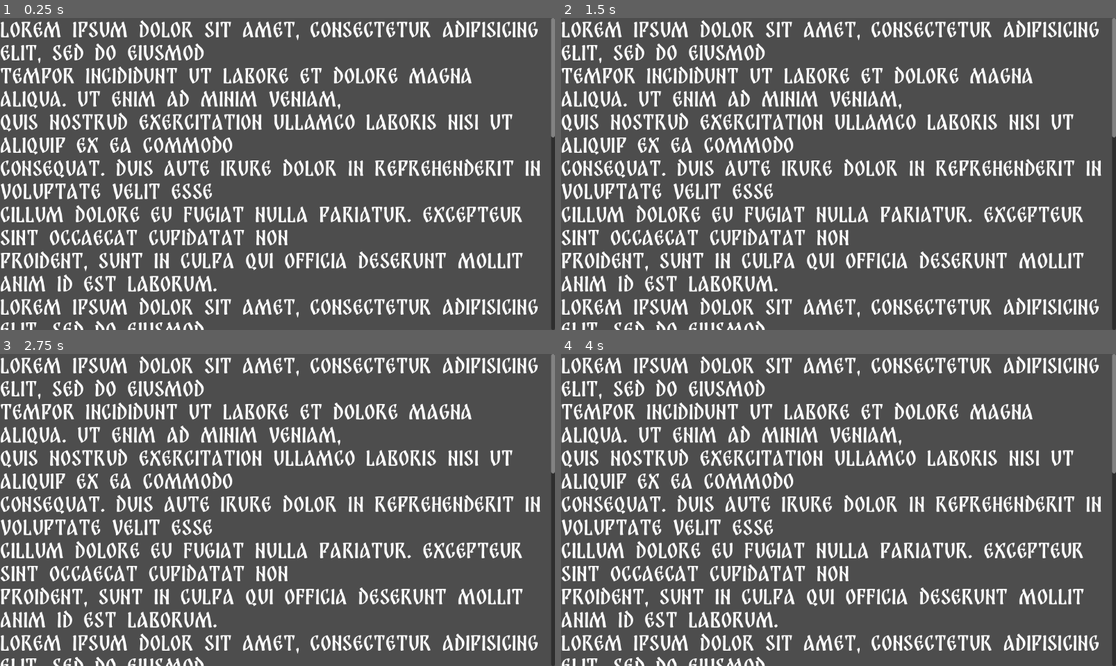
Above: before the commit, frames 1-4 (two rows, left to right).
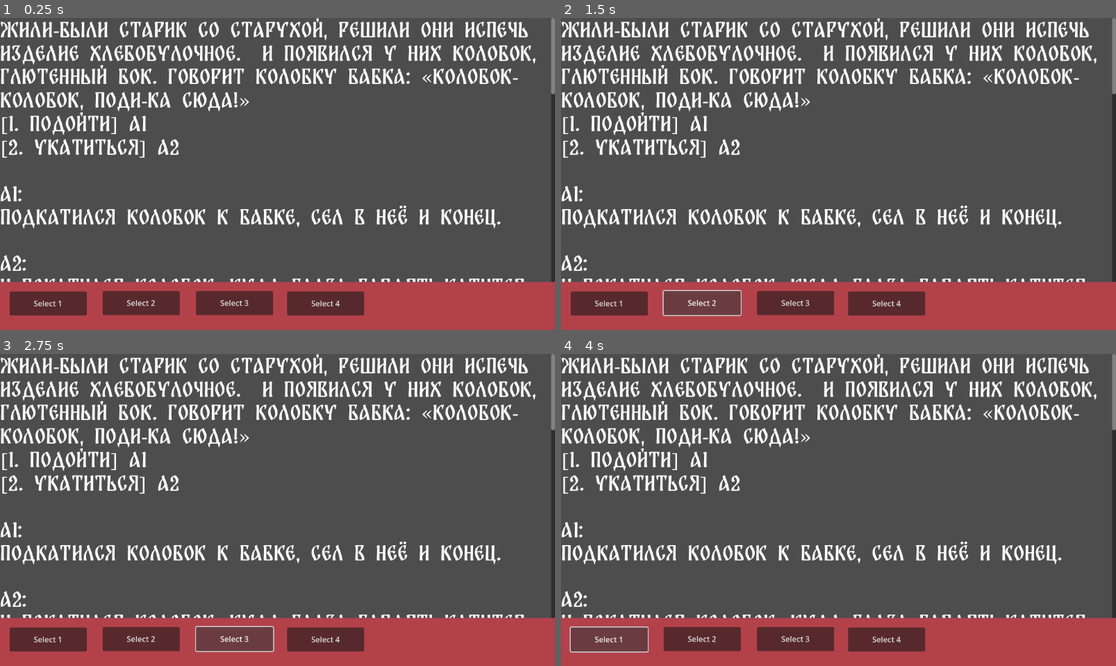
Above: after the commit, the same moments.

Repository: meshchaninov/SGJ-game
Game: Godot game, scene res://scenes/TextStory.tscn
The game is run twice, just before and just after one commit, with the same random seed, the same clock (stepped at 60 frames per second) and the same inputs. This scene is started directly instead of the project's main scene.
Inputs (mouse positions are in pixels of both pictures, inside the frame that each line leads up to):
- Up to frame 1 (0.25 s): no input
- Up to frame 2 (1.5 s): click (610, 305) at 0.5 s, where only the run after the commit has a clickable "Select 1"; click (699, 301) at 1.25 s, where only the run after the commit has a clickable "Select 2"
- Up to frame 3 (2.75 s): click (233, 637) at 2 s, where only the run after the commit has a clickable "Select 3"
- Up to frame 4 (4 s): click (888, 641) at 2.75 s, where only the run after the commit has a clickable "Select 4"; click (610, 641) at 3.5 s, where only the run after the commit has a clickable "Select 1"

The runs differ from the first frame. In frame 1, 39% of the frame differs, in the area x 0-100%, y 0-100%; in frame 2, 39%; in frame 3, 39%; in frame 4, 39%.

Commit message:
add fonts

Diff:
--- a/scenes/TextStory.tscn
+++ b/scenes/TextStory.tscn
@@ -11,6 +11,7 @@
 grow_vertical = 2
 
 [node name="ScrollContainer" type="ScrollContainer" parent="."]
+layout_direction = 2
 layout_mode = 1
 anchors_preset = 15
 anchor_right = 1.0
@@ -18,31 +19,105 @@
 grow_horizontal = 2
 grow_vertical = 2
 
-[node name="VBoxContainer" type="VBoxContainer" parent="ScrollContainer"]
+[node name="RichTextLabel" type="RichTextLabel" parent="ScrollContainer"]
 layout_mode = 2
 size_flags_horizontal = 3
 size_flags_vertical = 3
-
-[node name="RichTextLabel" type="RichTextLabel" parent="ScrollContainer/VBoxContainer"]
-layout_mode = 2
-size_flags_vertical = 3
 theme_override_fonts/normal_font = ExtResource("1_uc2jp")
 theme_override_font_sizes/normal_font_size = 40
-text = "Lorem ipsum dolor sit amet, consectetur adipisicing elit, sed do eiusmod
-tempor incididunt ut labore et dolore magna aliqua. Ut enim ad minim veniam,
-quis nostrud exercitation ullamco laboris nisi ut aliquip ex ea commodo
-consequat. Duis aute irure dolor in reprehenderit in voluptate velit esse
-cillum dolore eu fugiat nulla pariatur. Excepteur sint occaecat cupidatat non
-proident, sunt in culpa qui officia deserunt mollit anim id est laborum.
-Lorem ipsum dolor sit amet, consectetur adipisicing elit, sed do eiusmod
-tempor incididunt ut labore et dolore magna aliqua. Ut enim ad minim veniam,
-quis nostrud exercitation ullamco laboris nisi ut aliquip ex ea commodo
-consequat. Duis aute irure dolor in reprehenderit in voluptate velit esse
-cillum dolore eu fugiat nulla pariatur. Excepteur sint occaecat cupidatat non
-proident, sunt in culpa qui officia deserunt mollit anim id est laborum.
-Lorem ipsum dolor sit amet, consectetur adipisicing elit, sed do eiusmod
-tempor incididunt ut labore et dolore magna aliqua. Ut enim ad minim veniam,
-quis nostrud exercitation ullamco laboris nisi ut aliquip ex ea commodo
-consequat. Duis aute irure dolor in reprehenderit in voluptate velit esse
-cillum dolore eu fugiat nulla pariatur. Excepteur sint occaecat cupidatat non
-proident, sunt in culpa qui officia deserunt mollit anim id est laborum."
+text = "Жили-были старик со старухой, решили они испечь изделие хлебобулочное.  И появился у них Колобок, глютенный бок. Говорит Колобку Бабка: «Колобок-Колобок, поди-ка сюда!»
+[1. Подойти] а1
+[2. Укатиться] а2
+
+а1:
+Подкатился Колобок к Бабке, сел в неё и конец.
+
+а2:
+И покатился Колобок, куда глаза глядят! Катится по дороге, а на встречу ему Заяц.
+[1. Прокатиться мимо] б1
+[2. Подкатиться к Заййцу] б2
+
+б1:
+И покатился себе дальше, только Заяц его и видел!
+
+б2:
+Темный силуэт, укрытый кронами деревьев, поднял свой единственный переливающийся глаз-имплант на Колобка, ловким автоматизированным движением освободил электросигару от использованного картриджа «Двойное наливное яблочко» и навострил свои головные протезы.
+
+[1. «Заяц, Заяц, есть чё?» (бонус к скорости)] в1
+[2. «Заяц,  почем грамм наномашин?» (бонус к здоровью)] в2
+[3. Укусить Зайцу за нос (бонус к атаке)] в3
+[4. Подкатить к Зайцу (?)] в4
+
+в1:
+Заяц приподнял уголок рта, что вызвало легкий металлический скрип, пошарился в кармане и кинул Колобку синюю капсулу. «Утро будет тяжелым, но оно того стоит», добавил он. Колобок проглотил капсулу, его зрачки расширились и он… [Фрагмент удален по причине нарушения законодательства Российской Федерации].
+
+в2:
+Заяц протянул Колобку лапу, коготь отъехал наверх и из него Колобку в рот полетели маленькие металлические шарики. Попадая внутрь, они распадались на ещё более мелкие элементы, смешиваясь с мякишем и укрепляя его. Колобок почувст
+
+
+
+
+
+
+
+
+"
+
+[node name="HBoxContainer" type="HBoxContainer" parent="."]
+layout_mode = 1
+anchors_preset = -1
+anchor_top = 1.0
+anchor_right = 1.0
+anchor_bottom = 1.0
+offset_top = -100.0
+grow_horizontal = 2
+grow_vertical = 0
+
+[node name="ColorRect" type="ColorRect" parent="HBoxContainer"]
+layout_mode = 2
+size_flags_horizontal = 3
+color = Color(0.701961, 0.254902, 0.290196, 1)
+
+[node name="Select 1" type="Button" parent="HBoxContainer/ColorRect"]
+layout_direction = 2
+layout_mode = 1
+anchors_preset = -1
+offset_left = 20.0
+offset_top = 20.0
+offset_right = 180.0
+offset_bottom = 70.0
+size_flags_horizontal = 0
+text = "Select 1"
+
+[node name="Select 2" type="Button" parent="HBoxContainer/ColorRect"]
+layout_direction = 2
+layout_mode = 1
+anchors_preset = -1
+offset_left = 213.0
+offset_top = 19.0
+offset_right = 373.0
+offset_bottom = 69.0
+size_flags_horizontal = 0
+text = "Select 2"
+
+[node name="Select 3" type="Button" parent="HBoxContainer/ColorRect"]
+layout_direction = 2
+layout_mode = 1
+anchors_preset = -1
+offset_left = 407.0
+offset_top = 19.0
+offset_right = 567.0
+offset_bottom = 69.0
+size_flags_horizontal = 0
+text = "Select 3"
+
+[node name="Select 4" type="Button" parent="HBoxContainer/ColorRect"]
+layout_direction = 2
+layout_mode = 1
+anchors_preset = -1
+offset_left = 596.0
+offset_top = 20.0
+offset_right = 756.0
+offset_bottom = 70.0
+size_flags_horizontal = 0
+text = "Select 4"
Binary file added: assets/fonts/clacon2.ttf
Not shown, added: assets/fonts/clacon2.ttf.import
Not shown: 1 places in scenes/Main.tscn that only renumber resources
